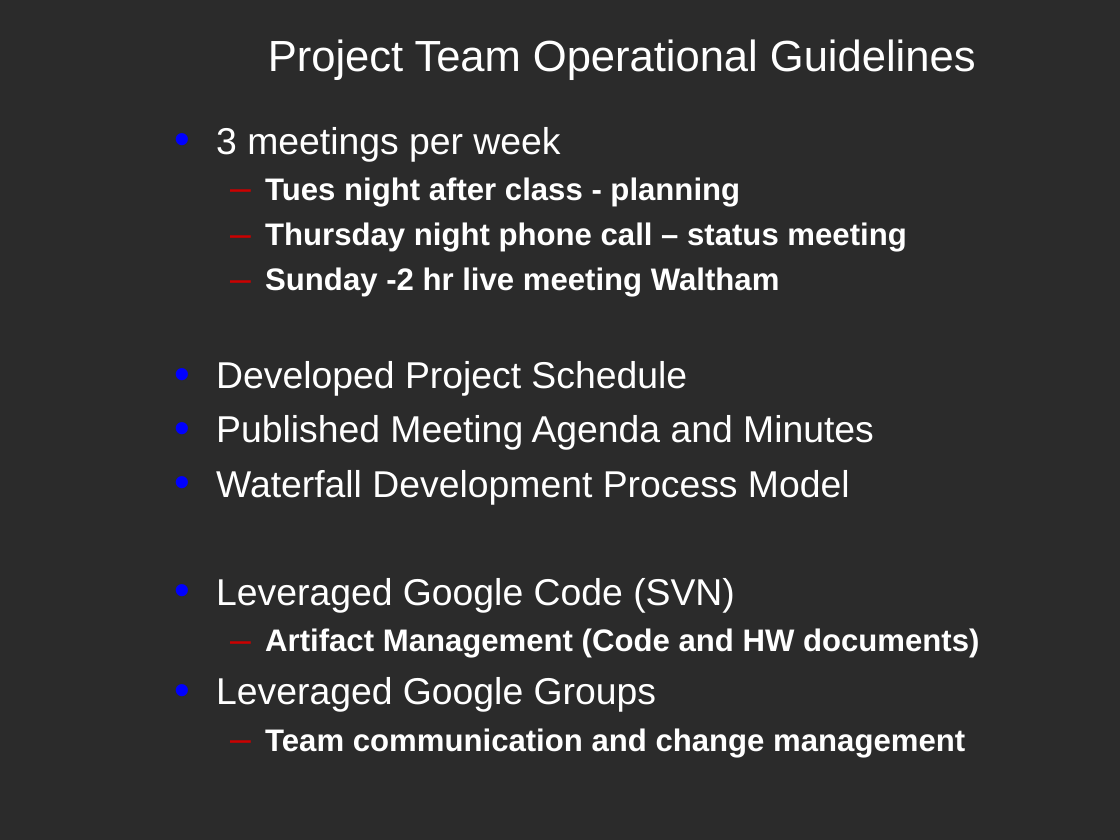
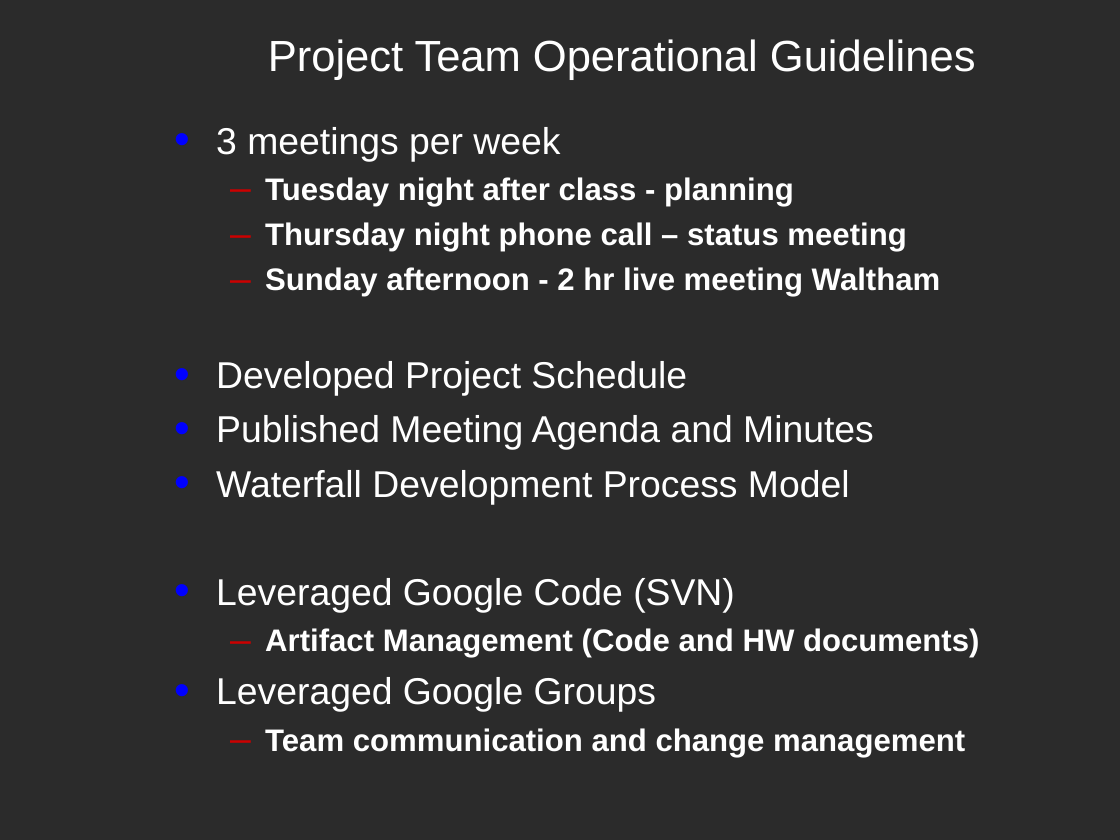
Before and after one commit to cchirag/easyx10, a slide deck: slide 23 of docs/HW/EasyX10 Project - CS673 - Fall 2008 v1.ppt (slide 24 before the commit). Drawn at 1120x840 pixels with LibreOffice and Linux fonts; fonts in the diff are those of the drawing; background and template pictures are left out; a plain dark background stands for a picture behind light text. Boxes give left, top, right and bottom in pixels: in the first picture for what was removed or moved away, otherwise in the second. Text is boxed around its words. In the diff, an @@ line names an element or a change of style, - is before the commit and + after.

Commit message:
Update after the Sunday meeting review.

```diff
--- a/docs/HW/EasyX10 Project - CS673 - Fall 2008 v1.ppt
+++ b/docs/HW/EasyX10 Project - CS673 - Fall 2008 v1.ppt
@@ text at [265, 177, 794, 206]: text changed @@
-  – Tues night after class - planning
+  – Tuesday night after class - planning
@@ text at [265, 267, 941, 297]: text changed @@
-  – Sunday -2 hr live meeting Waltham
+  – Sunday afternoon - 2 hr live meeting Waltham
```
Also in this commit, not shown: 4 other slides changed, 1 slide added.
